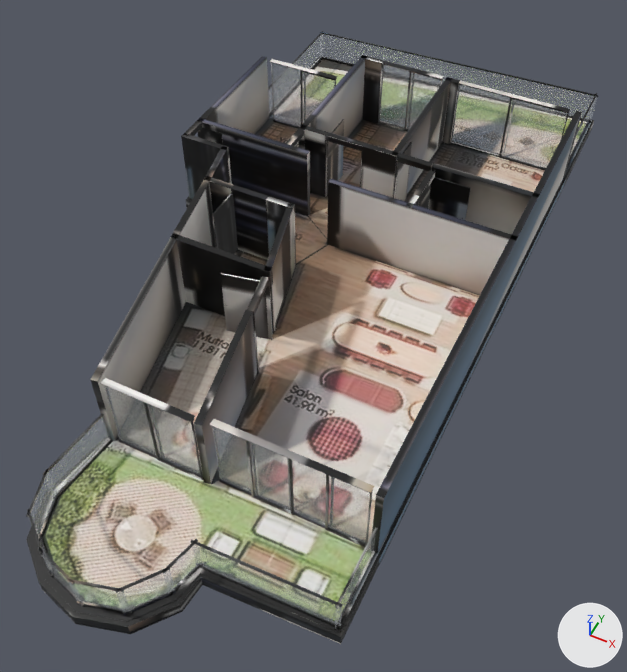
A saved change to the glTF model _bake/glb/koru-18/model.glb.
Before and after are seen from a camera (50 mm lens) standing at (7.8, -15.7, 17.0) and looking at (0.7, -1.6, -0.6). Lighting does not change. The marker at lower right points along +X, +Y and +Z. The first picture is the older version. Where no turn or scale is listed for an object, it has been applied to the vertices. Vertices at exactly the same position are counted once.
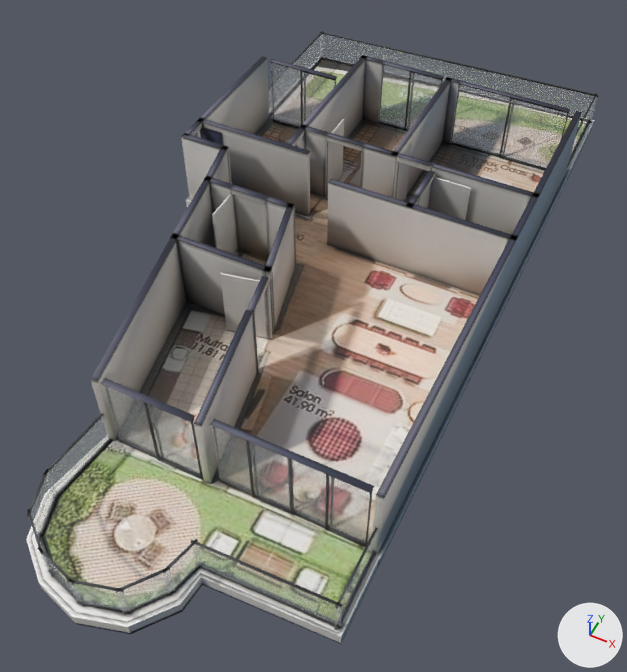
Changed parts and their boxes [x1, y1, x2, y2] in the pictures (627 x 672 px):
'Mesh_0', surface changed: [26, 31, 594, 644] in both
part 1 of me_mesh_0, reshaped: before [27, 60, 594, 629]; after [269, 58, 322, 334]
part 2 of me_mesh_0, surface changed: [26, 56, 586, 641] in both

The change, as a diff of the scene's bpy script:
```diff
--- a/_bake/glb/koru-18/model.glb.py
+++ b/_bake/glb/koru-18/model.glb.py
@@ mat_baked @@
 n3 = _N.new('ShaderNodeMapping'); n3.name = 'Mapping'
-n3.inputs[1].default_value = (0.000989, -14.87, 0.0)  # 'Location'
-n3.inputs[3].default_value = (15.97, 15.86, 1.0)  # 'Scale'
+n3.inputs[1].default_value = (0.000993, -14.97, 0.0)  # 'Location'
+n3.inputs[3].default_value = (15.97, 15.97, 1.0)  # 'Scale'
 n4 = _N.new('ShaderNodeUVMap'); n4.name = 'UV Map'
@@ me_mesh_0 @@
 # used by ob_mesh_0; location = (-5.06, 10.95, -0.36)
-me_mesh_0.from_pydata(...)  # 3122 vertices, 5736 faces; spans x 0.0..10.1, y -22.0..0.0, z 0.0..2.6
+me_mesh_0.from_pydata(...)  # 2432 vertices, 4356 faces; spans x 0.0..10.1, y -22.0..0.0, z 0.0..2.6
+# me_mesh_0 part 1: 11 vertices moved within x 0.2..7.2, y -13.5..-5.0, z 0.0..0.4; 690 vertices removed from x 0.0..10.1, y -18.2..-3.2, z 0.0..0.4
+# me_mesh_0 part 2: 1397 kept faces spanning x 0.0..10.1, y -22.0..0.0, z 0.0..2.6 get new texture (UV) coordinates
 me_mesh_0.materials.append(mat_baked)
```
